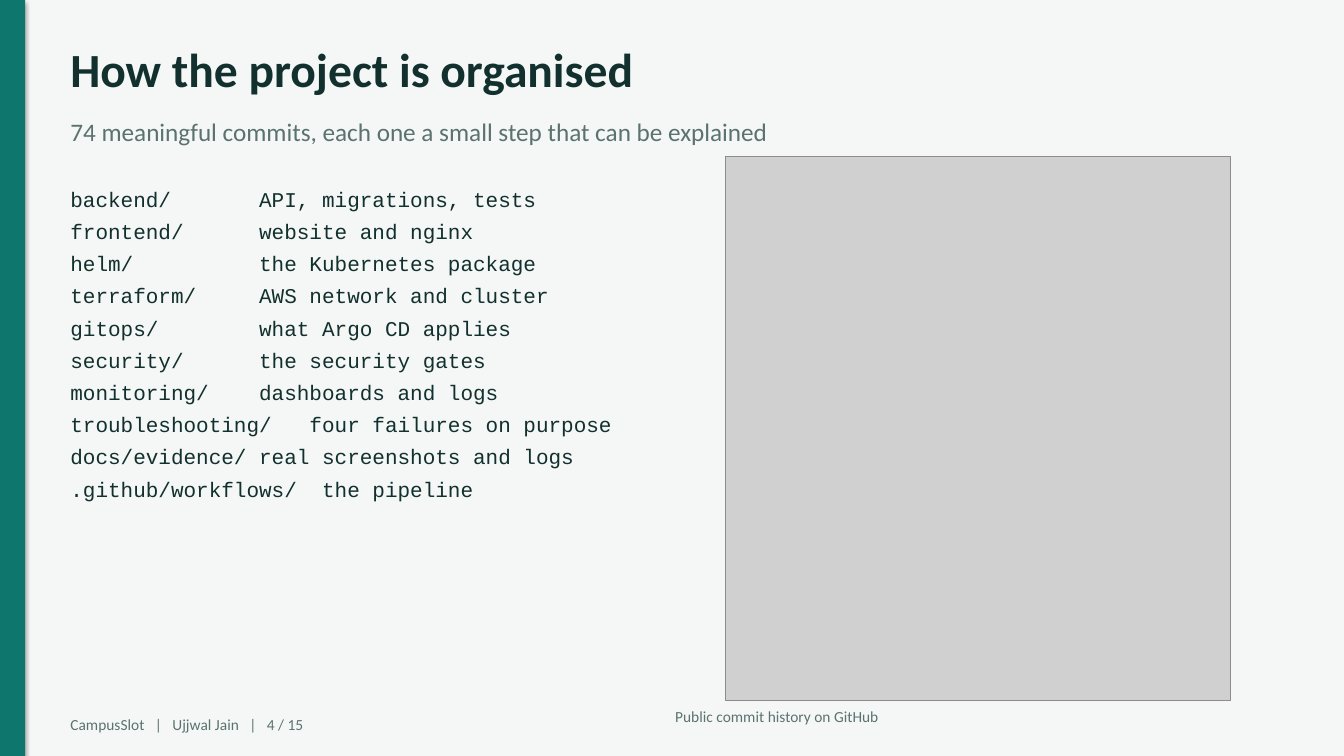
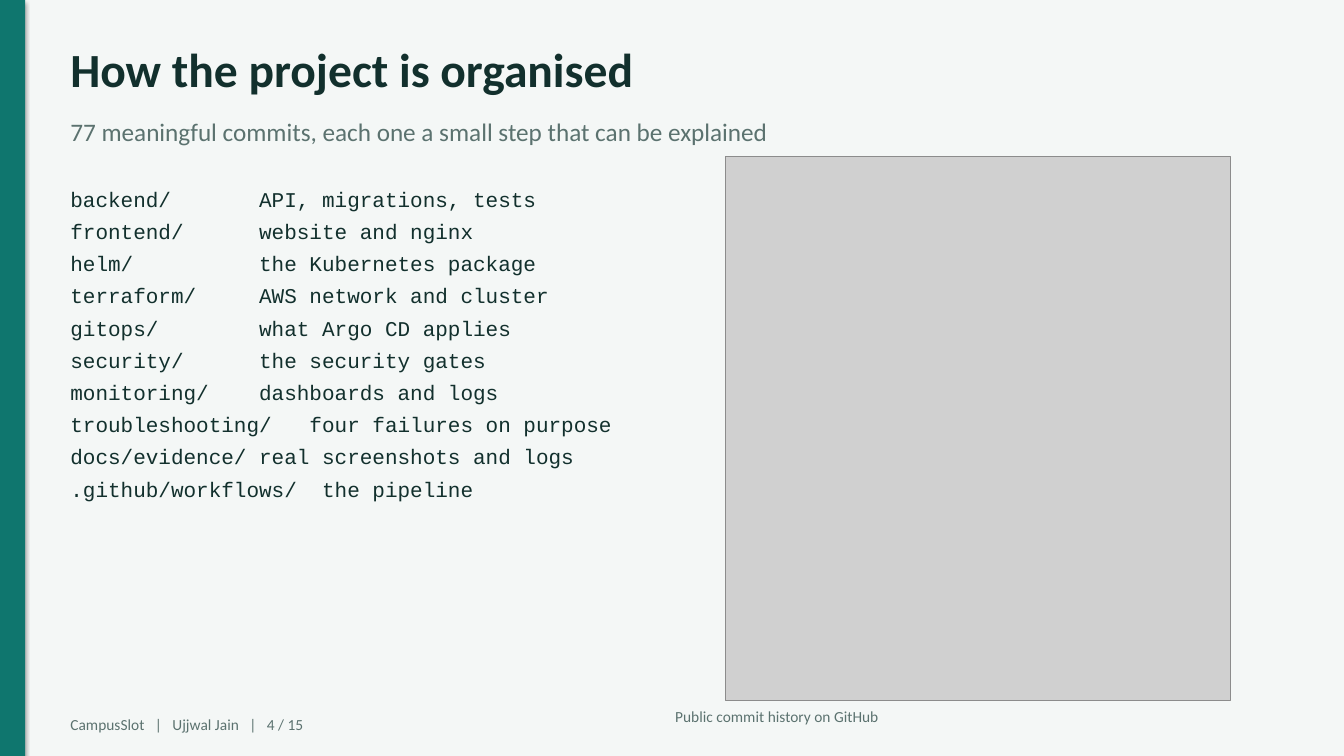
Before and after one commit to Ujjwaljain16/campusslot, a slide deck: slide 4 of docs/presentation/CampusSlot-final-presentation.pptx. Drawn at 1344x756 pixels with LibreOffice and Linux fonts; fonts in the diff are those of the drawing; grey boxes stand for pictures. Boxes give left, top, right and bottom in pixels: in the first picture for what was removed or moved away, otherwise in the second. Text is boxed around its words. In the diff, an @@ line names an element or a change of style, - is before the commit and + after.

```diff
--- a/docs/presentation/CampusSlot-final-presentation.pptx
+++ b/docs/presentation/CampusSlot-final-presentation.pptx
@@ text at (x1=70, y1=123, x2=767, y2=146): text changed @@
-74 meaningful commits, each one a small step that can be explained
+77 meaningful commits, each one a small step that can be explained
```
Also in this commit, not shown: 1 other slide changed, 8 other files.
